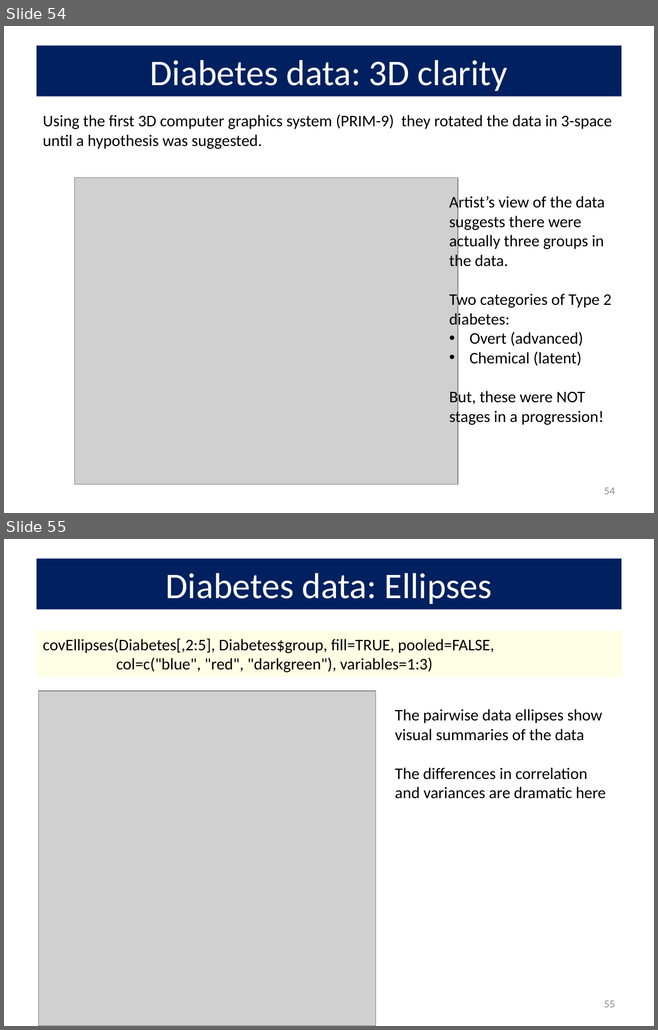
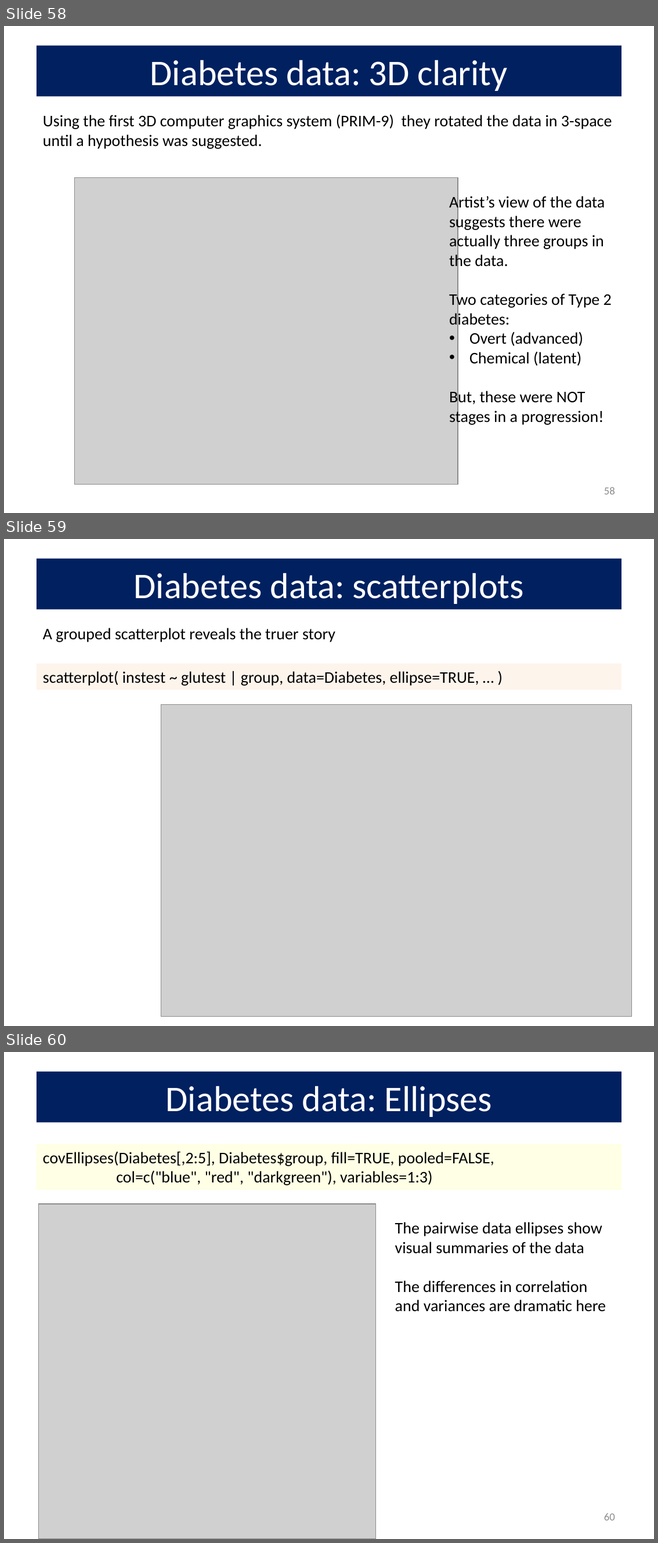
Before and after one commit to friendly/VisMLM-course, a slide deck: lectures/lecture3.pptx. Shown one above the other, each under a label of ours: slides 54 and 55 before the commit, slides 58, 59 and 60 after it. The pictures are 658x1030 and 658x1543 pixels, drawn with LibreOffice and Linux fonts; fonts in the diff are those of the drawing; grey boxes stand for pictures. Boxes give left, top, right and bottom in pixels: in the first picture for what was removed or moved away, otherwise in the second. Text is boxed around its words. In the diff, an @@ line names an element or a change of style, - is before the commit and + after.

```diff
--- a/lectures/lecture3.pptx
+++ b/lectures/lecture3.pptx
@@ slide 59 added at [4, 539, 654, 1026], background #FFFFFF @@
@@ title added at [36, 559, 621, 609], fill #002060, 40 pt, text #FFFFFF @@
+Diabetes data: scatterplots
@@ text added at [43, 628, 335, 642], 18 pt, text #000000 @@
+A grouped scatterplot reveals the truer story
@@ rectangle added at [36, 664, 621, 690], fill #FDEADA at 50% opacity, 18 pt, text #000000 @@
+scatterplot( instest ~ glutest | group, data=Diabetes, ellipse=TRUE, … )
@@ picture added at [161, 705, 632, 1016] @@
@@ what was slide 54 is now slide 58 @@
@@ page number at [604, 487, 615, 495]: text changed @@
-54
+58
@@ what was slide 55 is now slide 60 @@
@@ page number at [604, 1513, 615, 1521]: text changed @@
-55
+60
```
Also in this commit, not shown: 9 slides changed, 7 other slides added, 51 other files.
